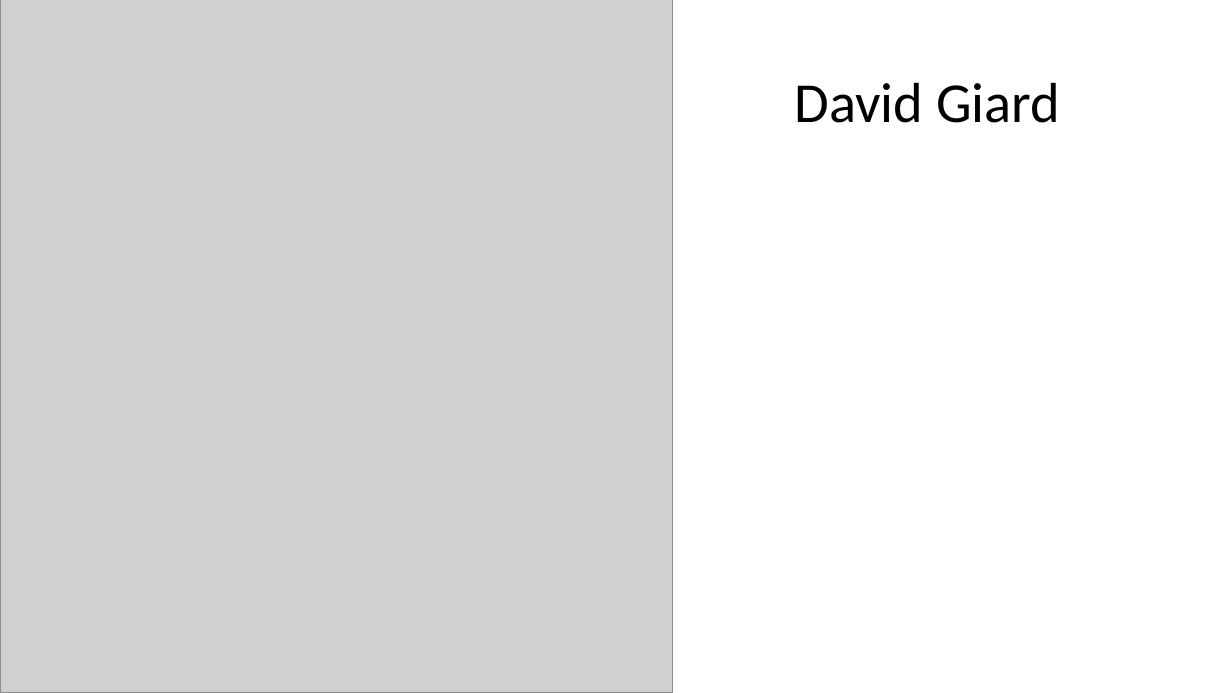
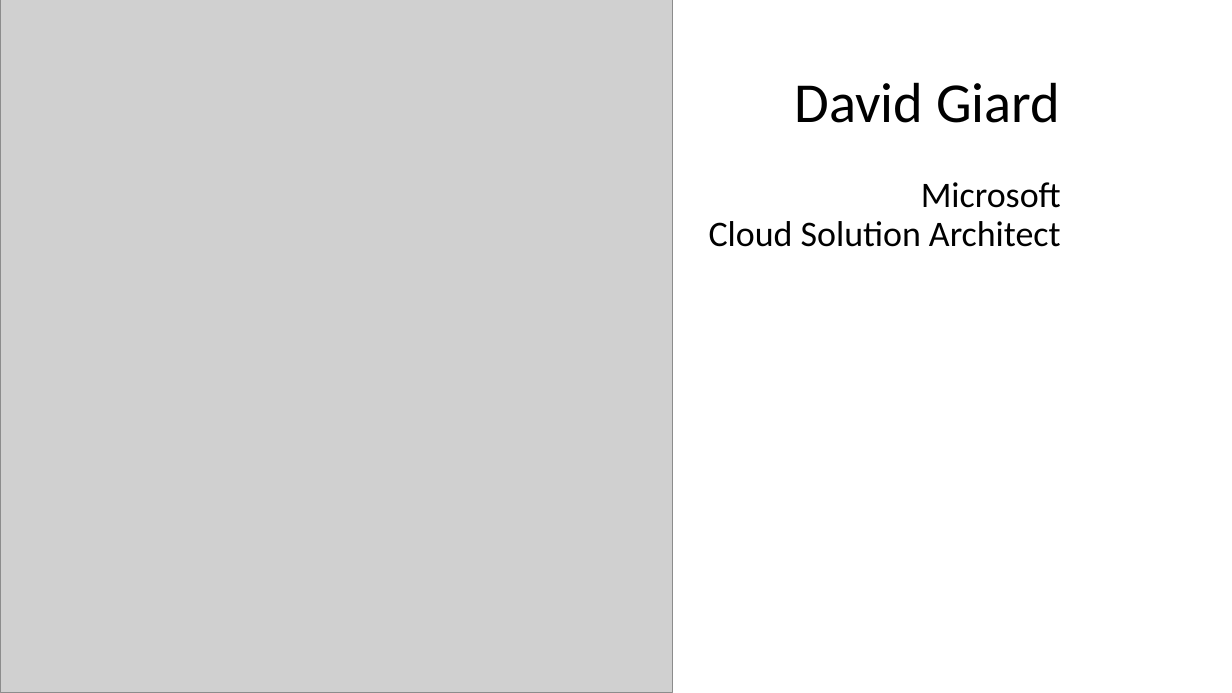
Before and after one commit to DavidGiard/Presentation-Slides, a slide deck: slide 2 of Blood-Sweat-and-Code-Reviews/Code Reviews.pptx. Drawn at 1232x693 pixels with LibreOffice and Linux fonts; fonts in the diff are those of the drawing; grey boxes stand for pictures. Boxes give left, top, right and bottom in pixels: in the first picture for what was removed or moved away, otherwise in the second. Text is boxed around its words. In the diff, an @@ line names an element or a change of style, - is before the commit and + after.

```diff
--- a/Blood-Sweat-and-Code-Reviews/Code Reviews.pptx
+++ b/Blood-Sweat-and-Code-Reviews/Code Reviews.pptx
@@ text added at <box>709,182,1061,247</box>, 28 pt, text #000000 @@
+Microsoft
+Cloud Solution Architect
```
Also in this commit, not shown: 2 other slides changed, 2 slides added.
